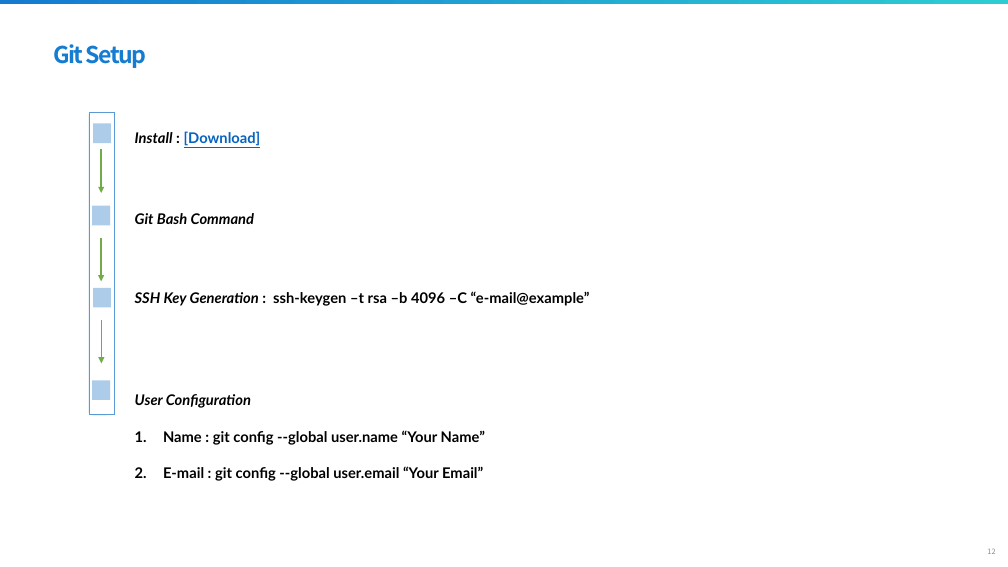
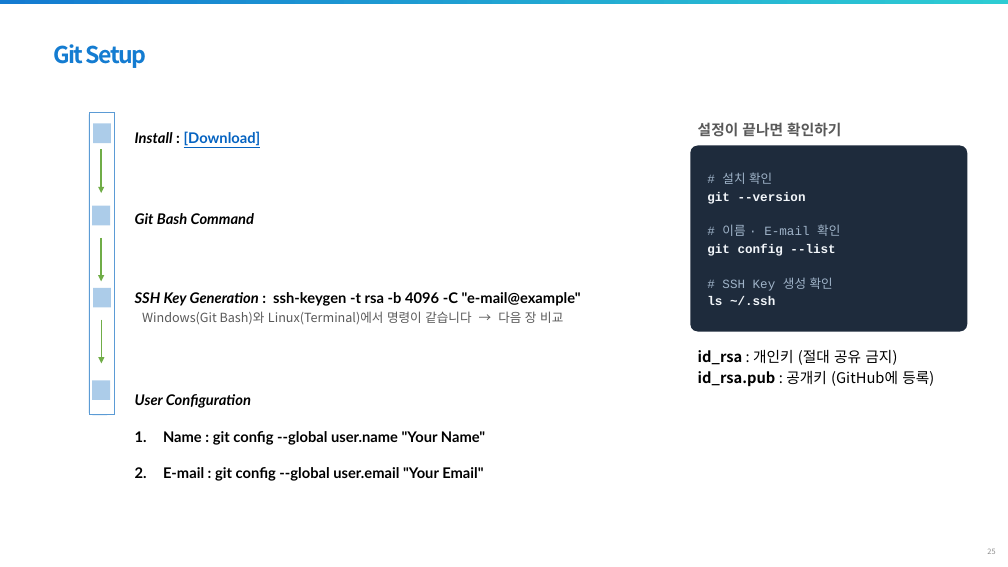
Before and after one commit to jaewoojun070225/gachon2026, a slide deck: slide 25 of 학습파일/SoC100_3.pptx (slide 12 before the commit). Drawn at 1008x567 pixels with LibreOffice and Linux fonts; fonts in the diff are those of the drawing; background and template pictures are left out. Boxes give left, top, right and bottom in pixels: in the first picture for what was removed or moved away, otherwise in the second. Text is boxed around its words. In the diff, an @@ line names an element or a change of style, - is before the commit and + after.

```diff
--- a/학습파일/SoC100_3.pptx
+++ b/학습파일/SoC100_3.pptx
@@ rounded rectangle added at bbox=[690, 145, 967, 331], fill #1E2B3C, 12 pt, text #F2F6FA, bold @@
+# 설치 확인
+git --version
+# 이름 · E-mail 확인
+git config --list
+# SSH Key 생성 확인
+ls ~/.ssh
@@ text added at bbox=[698, 122, 841, 137], 14 pt, text #595959, bold @@
+설정이 끝나면 확인하기
@@ text at bbox=[135, 292, 581, 306]: text changed @@
-SSH Key Generation : ssh-keygen –t rsa –b 4096 –C “e-mail@example”
+SSH Key Generation : ssh-keygen -t rsa -b 4096 -C "e-mail@example"
@@ text added at bbox=[142, 311, 563, 325], 12 pt, text #595959 @@
+Windows(Git Bash)와 Linux(Terminal)에서 명령이 같습니다 → 다음 장 비교
@@ text added at bbox=[698, 350, 934, 386], 14 pt, text #000000 @@
+id_rsa : 개인키 (절대 공유 금지)
+id_rsa.pub : 공개키 (GitHub에 등록)
@@ text at bbox=[163, 431, 485, 481]: text changed @@
-1. Name : git config --global user.name “Your Name”
-2. E-mail : git config --global user.email “Your Email”
+1. Name : git config --global user.name "Your Name"
+2. E-mail : git config --global user.email "Your Email"
@@ page number at bbox=[987, 548, 995, 554]: text changed @@
-12
+25
```
Also in this commit, not shown: 10 other slides changed, 22 slides added, 2 other files.
